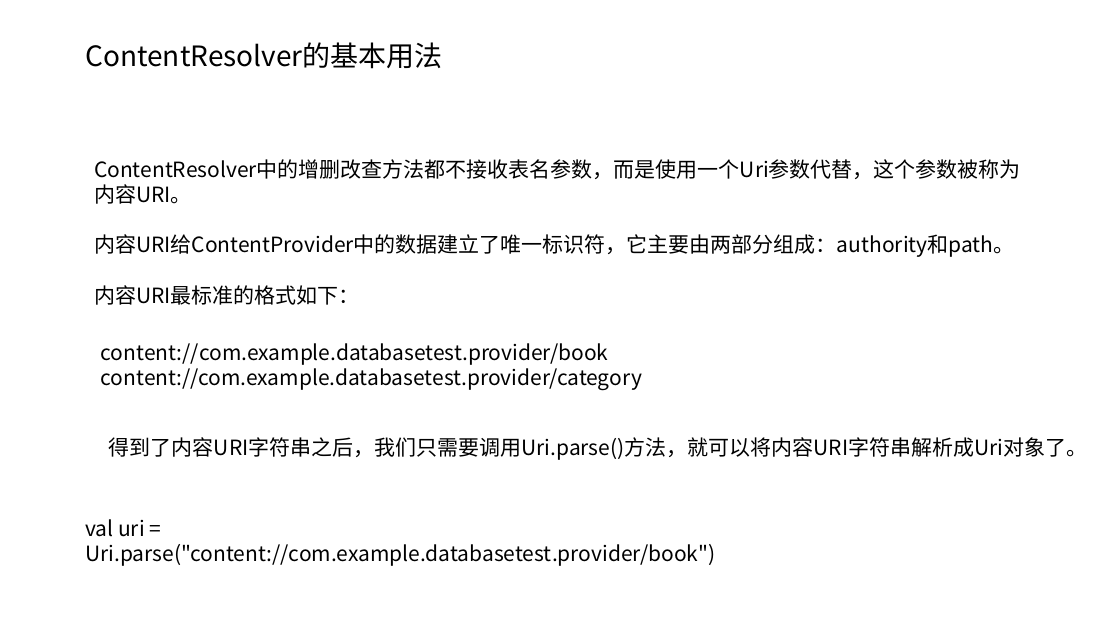
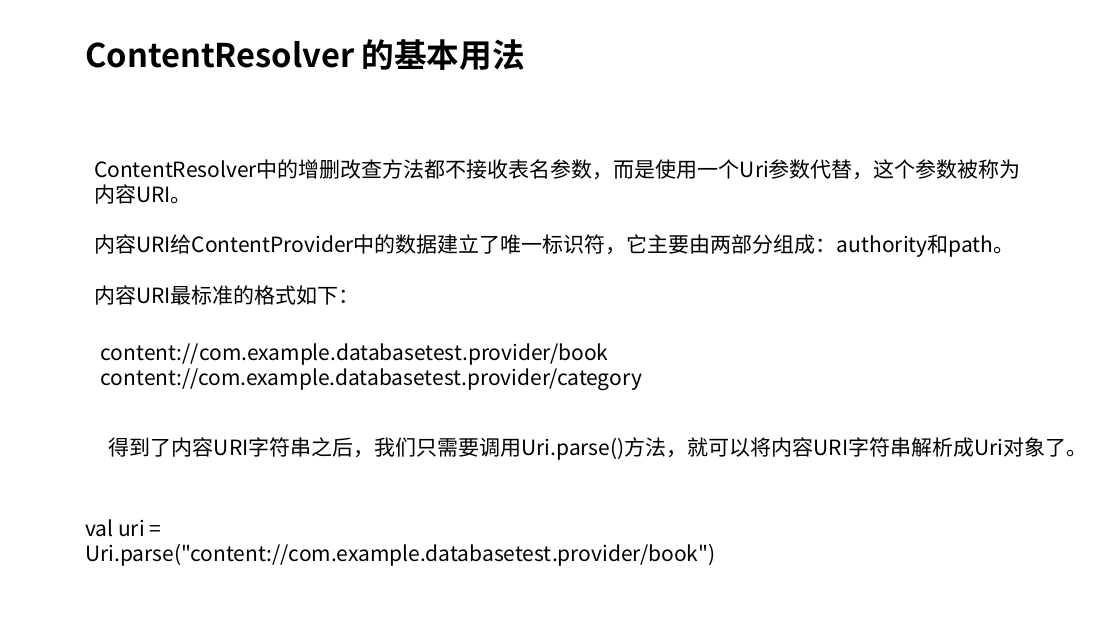
Before and after one commit to MultmediaMetaverse/LearningMultiMedia, a slide deck: slide 32 of Android 持久化技术+跨程序共享数据技术ContentProvider详解.pptx (slide 34 before the commit). Drawn at 1120x630 pixels with LibreOffice and Linux fonts; fonts in the diff are those of the drawing. Boxes give left, top, right and bottom in pixels: in the first picture for what was removed or moved away, otherwise in the second. Text is boxed around its words. In the diff, an @@ line names an element or a change of style, - is before the commit and + after.

```diff
--- a/Android 持久化技术+跨程序共享数据技术ContentProvider详解.pptx
+++ b/Android 持久化技术+跨程序共享数据技术ContentProvider详解.pptx
@@ title at [85, 39, 525, 70]: text changed; size 24 to 28 pt; bold on @@
-ContentResolver的基本用法
+ContentResolver 的基本用法
```
Also in this commit, not shown: 30 other slides changed, 2 slides added, 1 slide removed.
